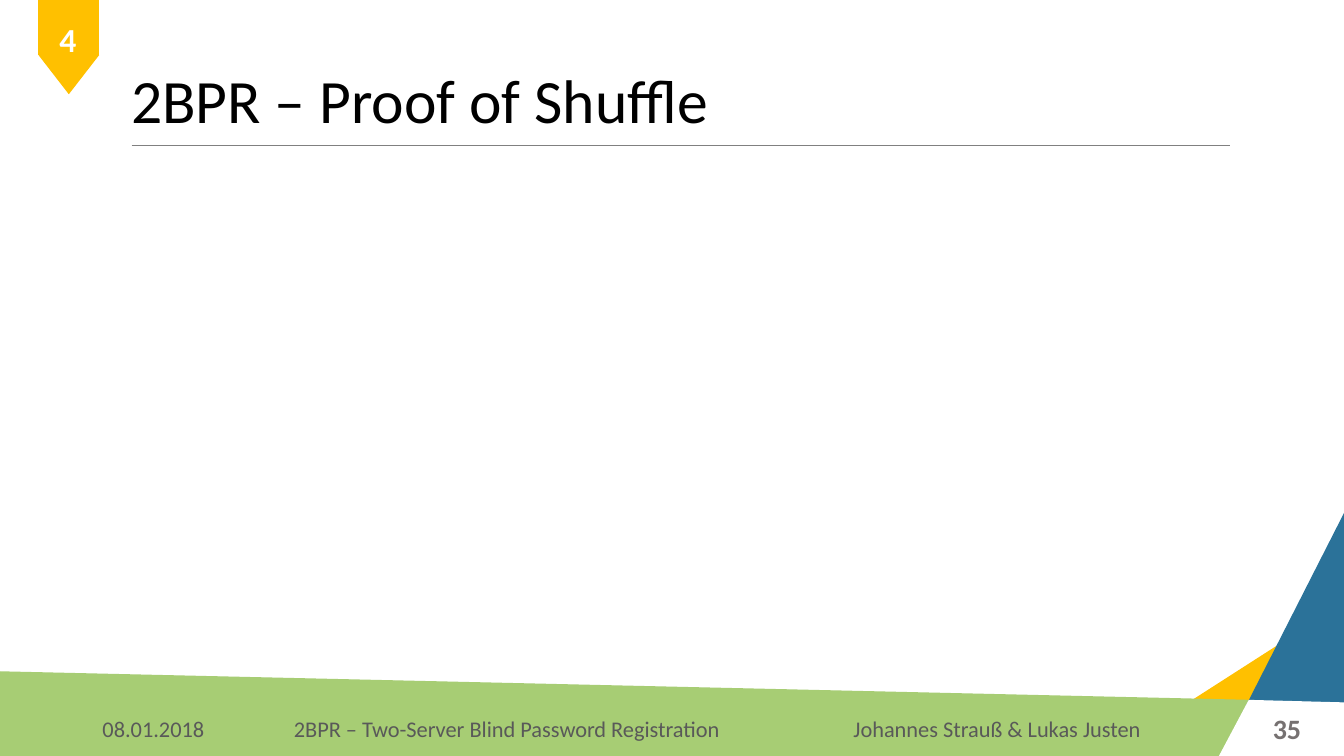
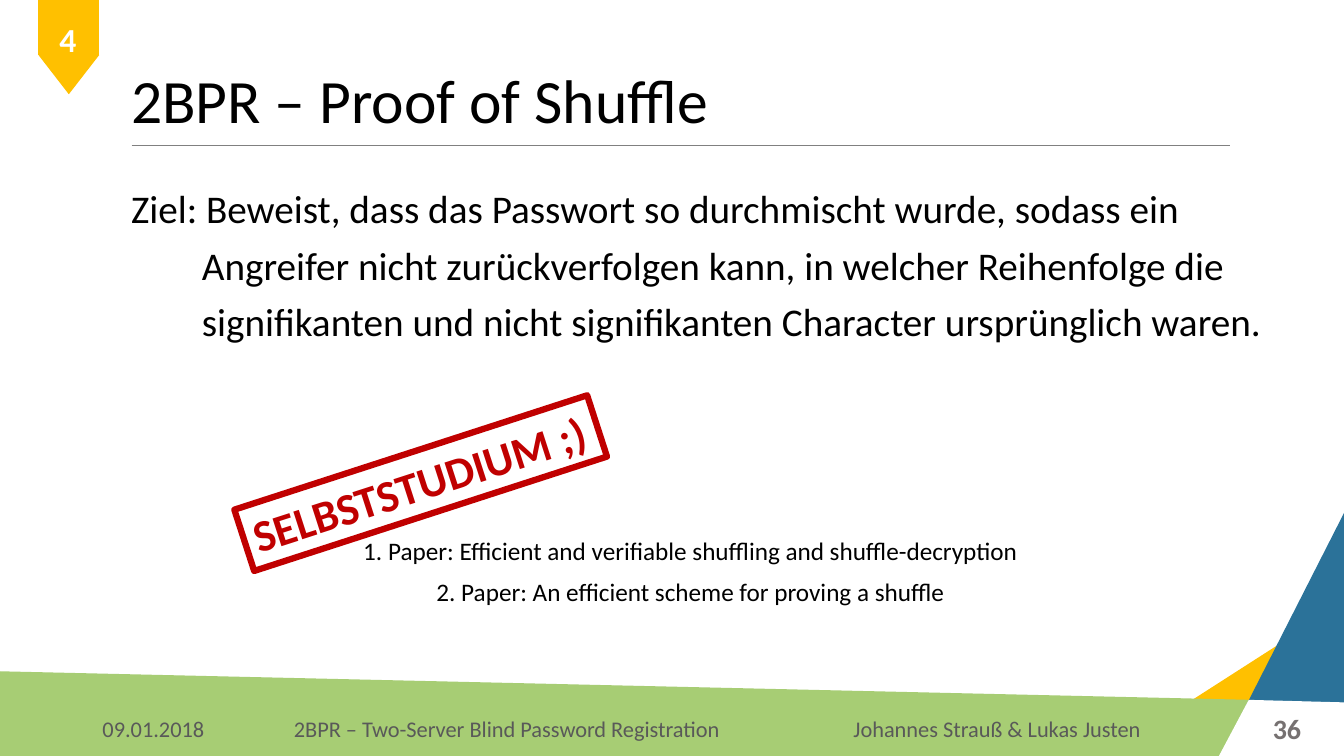
Before and after one commit to Lukas-Justen/IT-Security-2BPR, a slide deck: slide 36 of 2BPR.pptx (slide 35 before the commit). Drawn at 1344x756 pixels with LibreOffice and Linux fonts; fonts in the diff are those of the drawing; background and template pictures are left out. Boxes give left, top, right and bottom in pixels: in the first picture for what was removed or moved away, otherwise in the second. Text is boxed around its words. In the diff, an @@ line names an element or a change of style, - is before the commit and + after.

Commit message:
Passwort Registrierung & Sicherheitsanalyse

```diff
--- a/2BPR.pptx
+++ b/2BPR.pptx
@@ text added at box(131, 195, 1260, 343), 28 pt, text #000000 @@
+Ziel: Beweist, dass das Passwort so durchmischt wurde, sodass ein
+Angreifer nicht zurückverfolgen kann, in welcher Reihenfolge die
+signifikanten und nicht signifikanten Character ursprünglich waren.
@@ rectangle added at box(234, 395, 607, 571), outline #C00000 4.5 pt, 32 pt, text #C00000, bold @@
+SELBSTSTUDIUM ;)
@@ text added at box(363, 542, 1017, 565), 18 pt, text #000000 @@
+1. Paper: Efficient and verifiable shuffling and shuffle-decryption
@@ text added at box(436, 583, 944, 606), 18 pt, text #000000 @@
+2. Paper: An efficient scheme for proving a shuffle
@@ text at box(102, 722, 204, 737): text changed @@
-08.01.2018
+09.01.2018
@@ page number at box(1273, 720, 1301, 739): text changed @@
-35
+36
```
Also in this commit, not shown: 49 other slides changed, 1 slide added, 1 other file.
